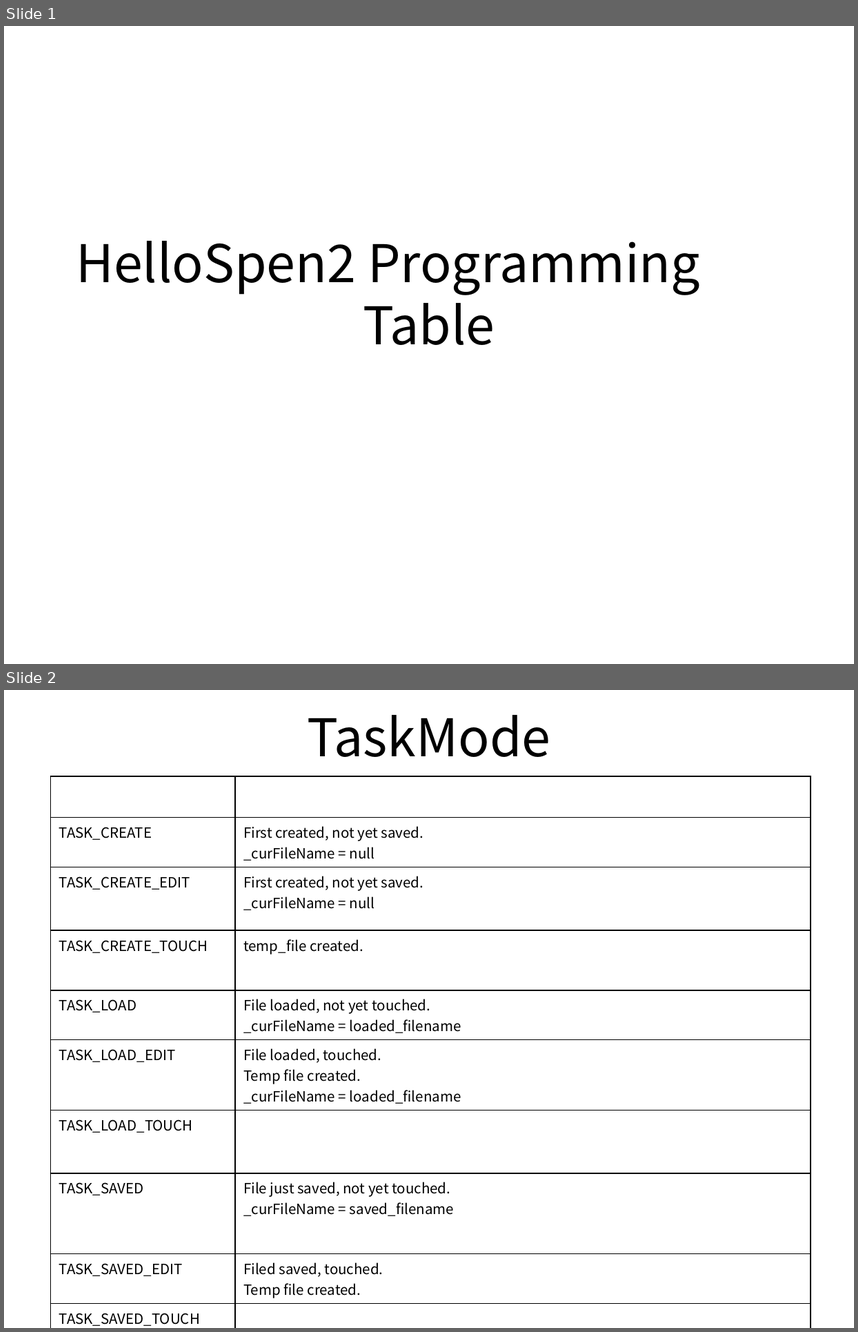
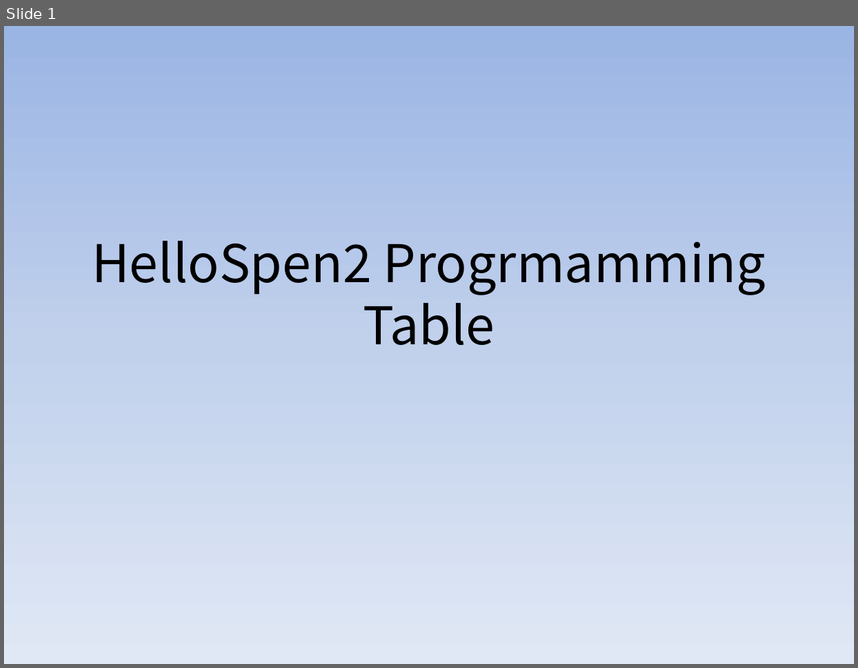
Before and after one commit to dummyFirst/HelloSpen2, a slide deck: usr_doc/HelloSpen2_Programming_Table.pptx. Shown one above the other, each under a label of ours: slides 1 and 2 before the commit, slide 1 after it. The pictures are 858x1332 and 858x668 pixels, drawn with LibreOffice and Linux fonts; fonts in the diff are those of the drawing. Boxes give left, top, right and bottom in pixels: in the first picture for what was removed or moved away, otherwise in the second. Text is boxed around its words. In the diff, an @@ line names an element or a change of style, - is before the commit and + after.

Commit message:
Edit HelloSpen2_Programming_Table
Delete the old office files.

```diff
--- a/usr_doc/HelloSpen2_Programming_Table.pptx
+++ b/usr_doc/HelloSpen2_Programming_Table.pptx
@@ slide 2 removed at (x1=4, y1=690, x2=854, y2=1328), background #FFFFFF @@
@@ text removed at (x1=307, y1=715, x2=550, y2=757) @@
-TaskMode
@@ table removed at (x1=51, y1=777, x2=811, y2=1328), 10 rows, 2 columns @@
-_fileMode | Desc
-TASK_CREATE | First created, not yet saved. / _curFileName = null
-TASK_CREATE_EDIT | First created, not yet saved. / _curFileName = null
-TASK_CREATE_TOUCH | temp_file created.
-TASK_LOAD | File loaded, not yet touched. / _curFileName = loaded_filename
-TASK_LOAD_EDIT | File loaded, touched. / Temp file created. / _curFileName = loaded_filename
-TASK_LOAD_TOUCH | 
-TASK_SAVED | File just saved, not yet touched. / _curFileName = saved_filename
-TASK_SAVED_EDIT | Filed saved, touched. / Temp file created.
-TASK_SAVED_TOUCH | 
@@ slide 1 changed as well @@
@@ background #FFFFFF to gradient #9AB5E4 to #C2D1ED to #E1E8F5 @@
@@ title at (x1=92, y1=241, x2=766, y2=345): text changed @@
-HelloSpen2 Programming
-Table
+HelloSpen2 Progrmamming Table
```
Also in this commit, not shown: 1 slide added.
